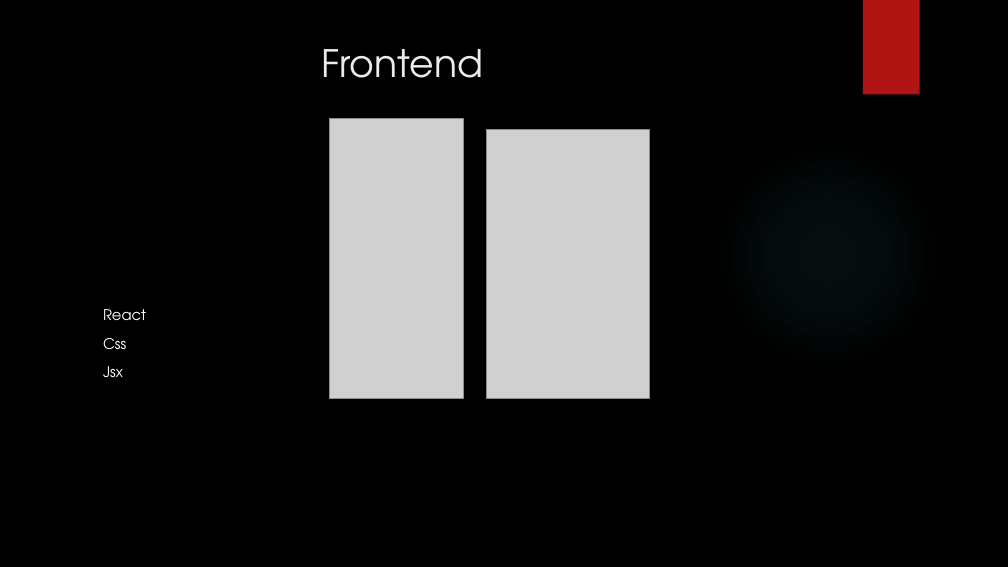
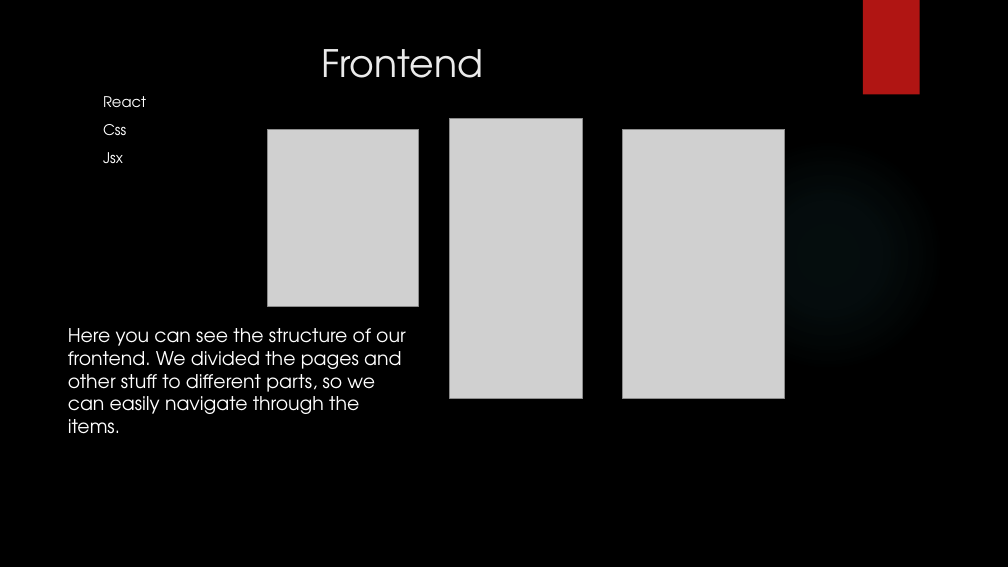
Before and after one commit to mozricsi/zaromunka_kuzdosportok, a slide deck: slide 11 of KüzdőKert.pptx. Drawn at 1008x567 pixels with LibreOffice and Linux fonts; fonts in the diff are those of the drawing; grey boxes stand for pictures; background and template pictures are left out. Boxes give left, top, right and bottom in pixels: in the first picture for what was removed or moved away, otherwise in the second. Text is boxed around its words. In the diff, an @@ line names an element or a change of style, - is before the commit and + after.

```diff
--- a/KüzdőKert.pptx
+++ b/KüzdőKert.pptx
@@ text "React": place and size @@
-text "React" at [103, 309, 146, 377]
+text "React" at [103, 96, 146, 163]
@@ picture: place and size @@
-picture at [330, 119, 463, 399]
+picture at [449, 119, 582, 399]
@@ picture added at [268, 129, 419, 306] @@
@@ picture: place and size @@
-picture at [486, 129, 649, 399]
+picture at [622, 129, 785, 399]
@@ text added at [68, 328, 406, 434], 18 pt, text #FFFFFF @@
+Here you can see the structure of our frontend. We divided the pages and other stuff to different parts, so we can easily navigate through the items.
```
Also in this commit, not shown: 6 other slides changed.
